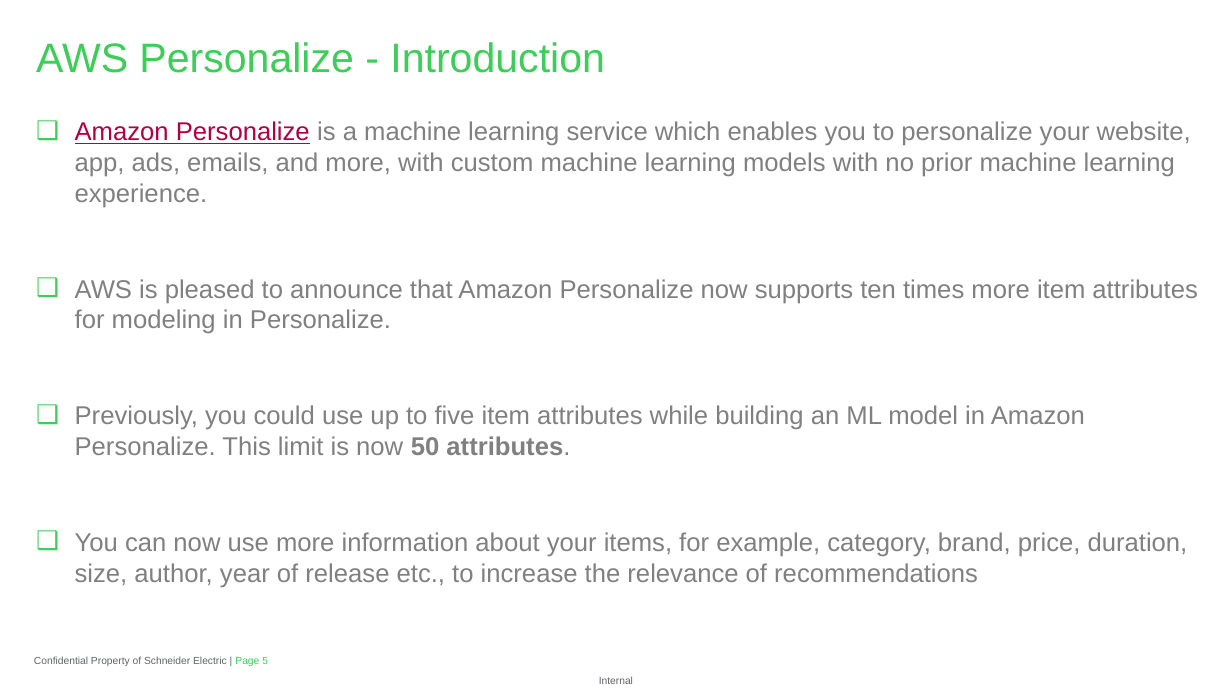
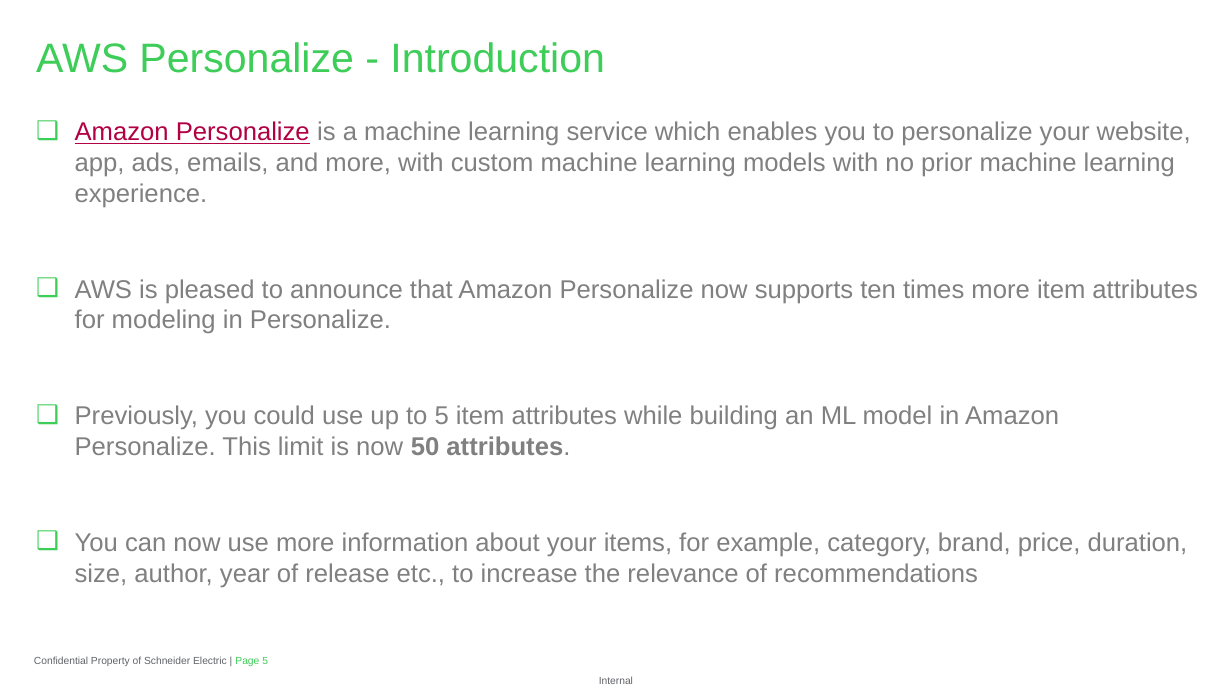
Before and after one commit to ghoshark/Recommender-API-AWS-Personalize, a slide deck: slide 5 of Recommender API with Amazon Personalize.pptx. Drawn at 1232x693 pixels with LibreOffice and Linux fonts; fonts in the diff are those of the drawing; background and template pictures are left out. Boxes give left, top, right and bottom in pixels: in the first picture for what was removed or moved away, otherwise in the second. Text is boxed around its words. In the diff, an @@ line names an element or a change of style, - is before the commit and + after.

```diff
--- a/Recommender API with Amazon Personalize.pptx
+++ b/Recommender API with Amazon Personalize.pptx
@@ text at [75, 405, 1059, 455]: text changed @@
-❑ Previously, you could use up to five item attributes while building an ML model in Amazon Personalize. This limit is now 50 attributes.
+❑ Previously, you could use up to 5 item attributes while building an ML model in Amazon Personalize. This limit is now 50 attributes.
```
Also in this commit, not shown: 4 other slides changed, 2 other files.
